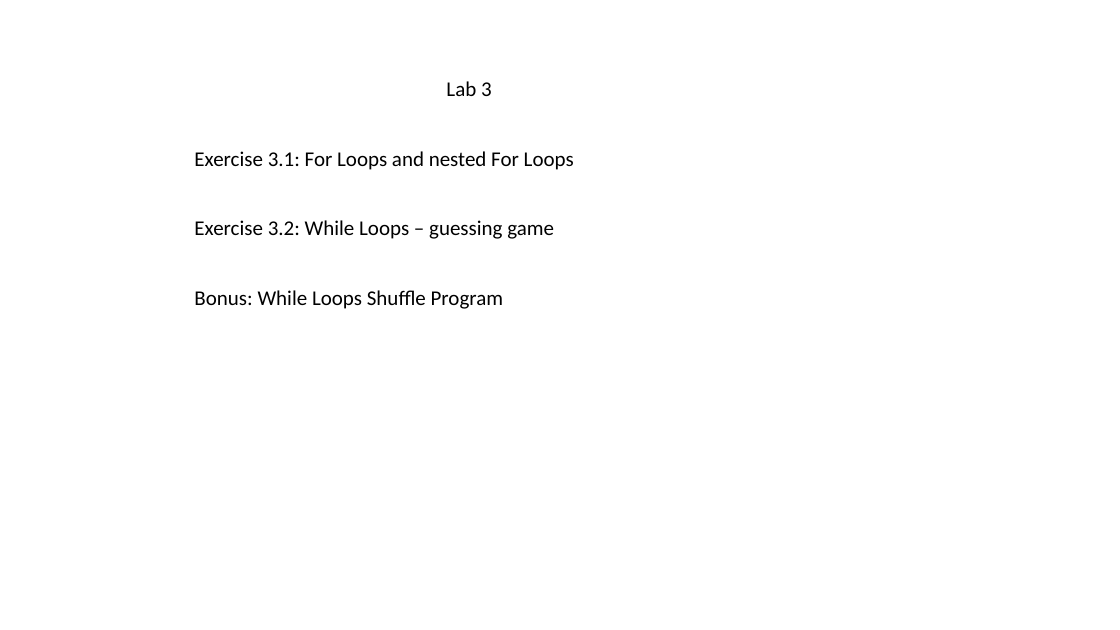
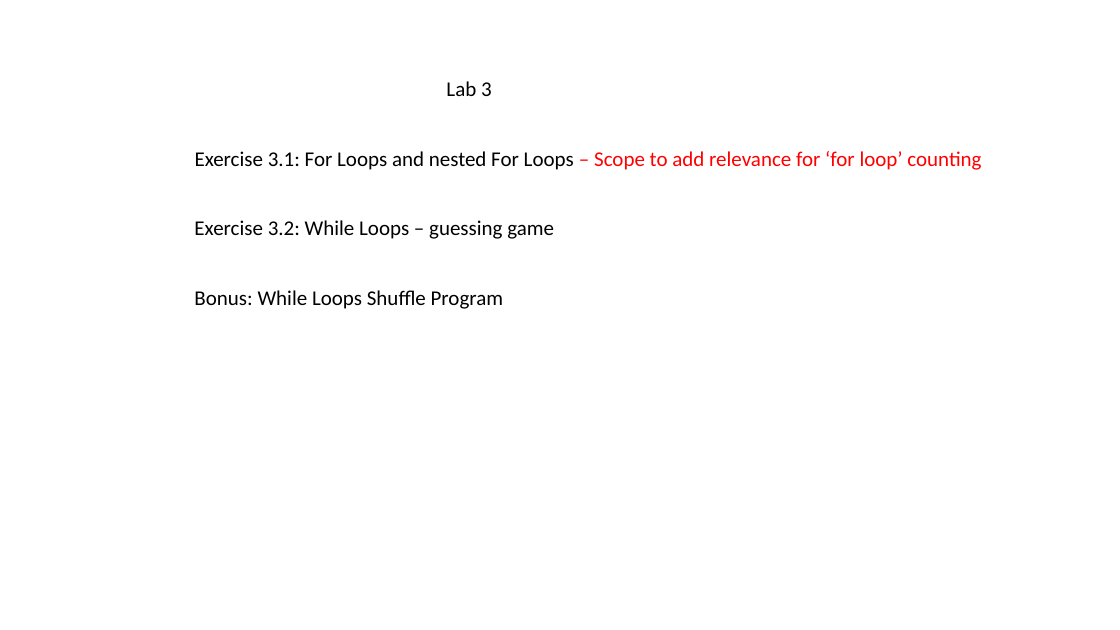
Before and after one commit to adammetcalf/Summer-Reseach, a slide deck: slide 3 of Lesson Layout.pptx. Drawn at 1120x630 pixels with LibreOffice and Linux fonts; fonts in the diff are those of the drawing. Boxes give left, top, right and bottom in pixels: in the first picture for what was removed or moved away, otherwise in the second. Text is boxed around its words. In the diff, an @@ line names an element or a change of style, - is before the commit and + after.

```diff
--- a/Lesson Layout.pptx
+++ b/Lesson Layout.pptx
@@ text at (x1=195, y1=151, x2=981, y2=170): text changed; text colour #000000 to #FF0000 @@
-Exercise 3.1: For Loops and nested For Loops
+Exercise 3.1: For Loops and nested For Loops – Scope to add relevance for ‘for loop’ counting
```
Also in this commit, not shown: 2 other slides changed, 3 other files.
